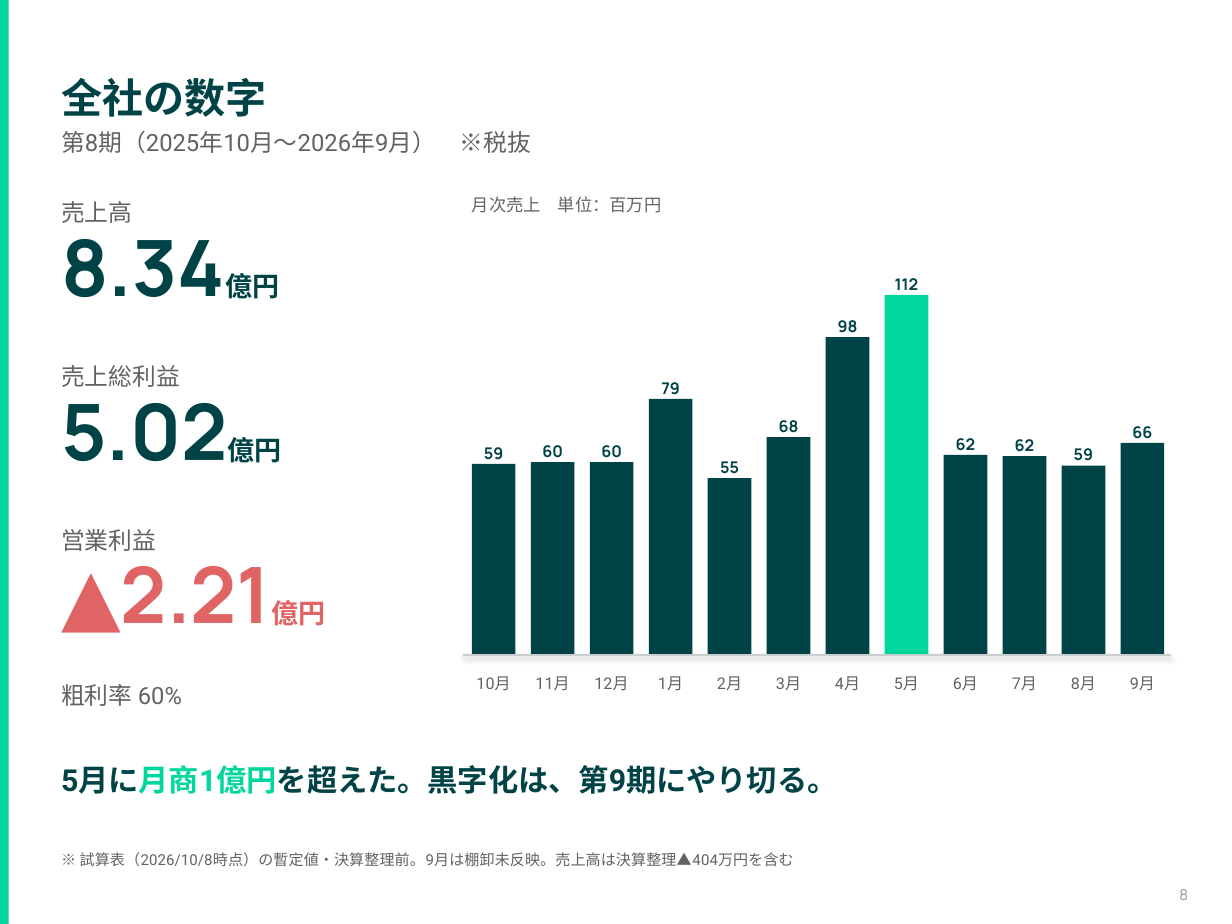
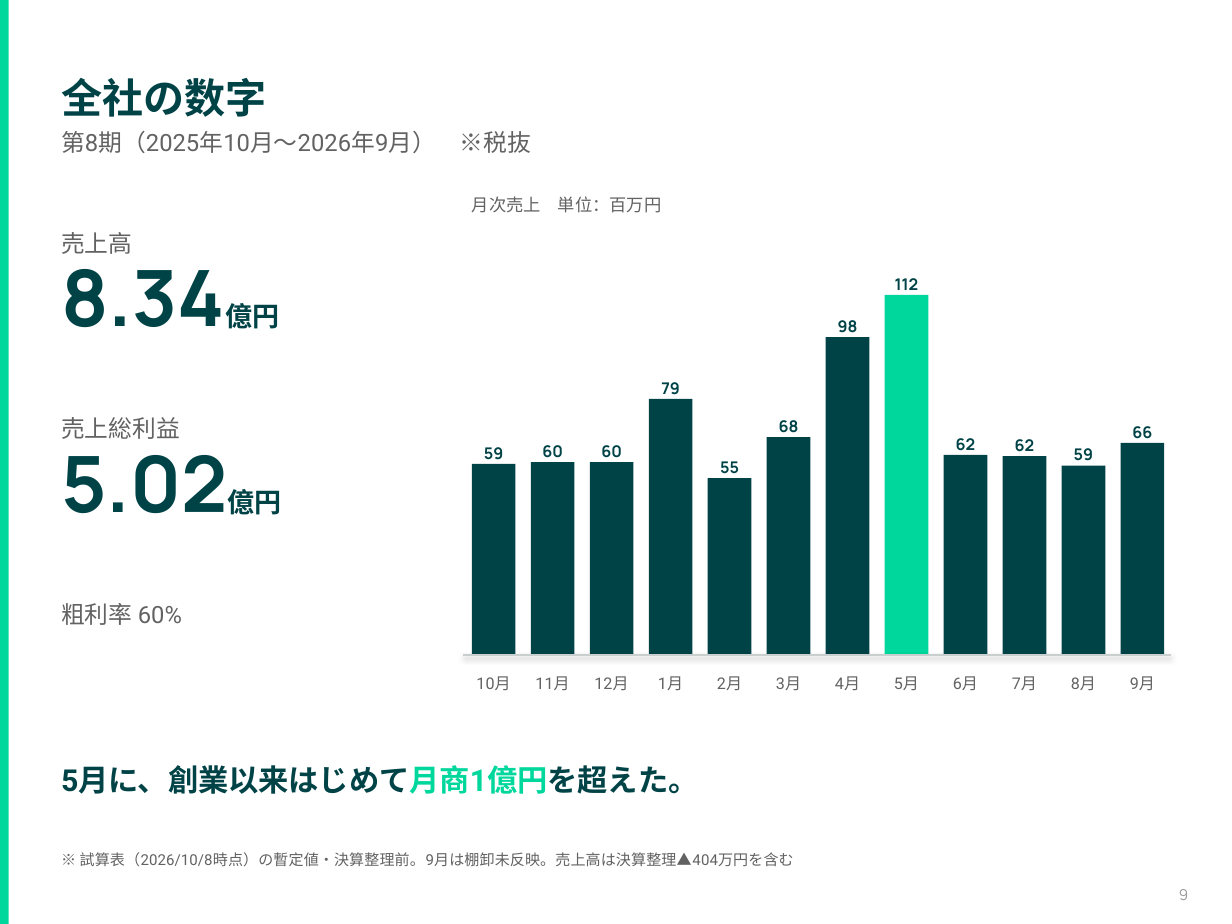
Before and after one commit to hiroki-tkg/material, a slide deck: slide 9 of retreat-2026-10/20261009_1day合宿_全社_第8期振り返りと第9期に向けて.pptx (slide 8 before the commit). Drawn at 1232x924 pixels with LibreOffice and Linux fonts; fonts in the diff are those of the drawing. Boxes give left, top, right and bottom in pixels: in the first picture for what was removed or moved away, otherwise in the second. Text is boxed around its words. In the diff, an @@ line names an element or a change of style, - is before the commit and + after.

```diff
--- a/retreat-2026-10/20261009_1day合宿_全社_第8期振り返りと第9期に向けて.pptx
+++ b/retreat-2026-10/20261009_1day合宿_全社_第8期振り返りと第9期に向けて.pptx
@@ text "売上高": place and size @@
-text "売上高" at [61,201,132,223]
+text "売上高" at [61,232,132,254]
@@ text "8.34億円": place and size @@
-text "8.34億円" at [61,239,225,297]
+text "8.34億円" at [61,269,225,327]
@@ text "売上総利益": place and size @@
-text "売上総利益" at [61,365,180,387]
+text "売上総利益" at [61,417,180,439]
@@ text "5.02億円": place and size @@
-text "5.02億円" at [61,403,227,461]
+text "5.02億円" at [61,455,227,513]
@@ text removed at [61,529,156,551] @@
-営業利益
@@ text removed at [121,566,271,623] @@
-▲2.21億円
@@ text "粗利率 60%": place and size @@
-text "粗利率 60%" at [61,684,182,706]
+text "粗利率 60%" at [61,603,182,625]
@@ text at [61,765,698,794]: text changed @@
-5月に月商1億円を超えた。黒字化は、第9期にやり切る。
+5月に、創業以来はじめて月商1億円を超えた。
```
Also in this commit, not shown: 14 other slides changed, 1 slide added, 3 other files.
